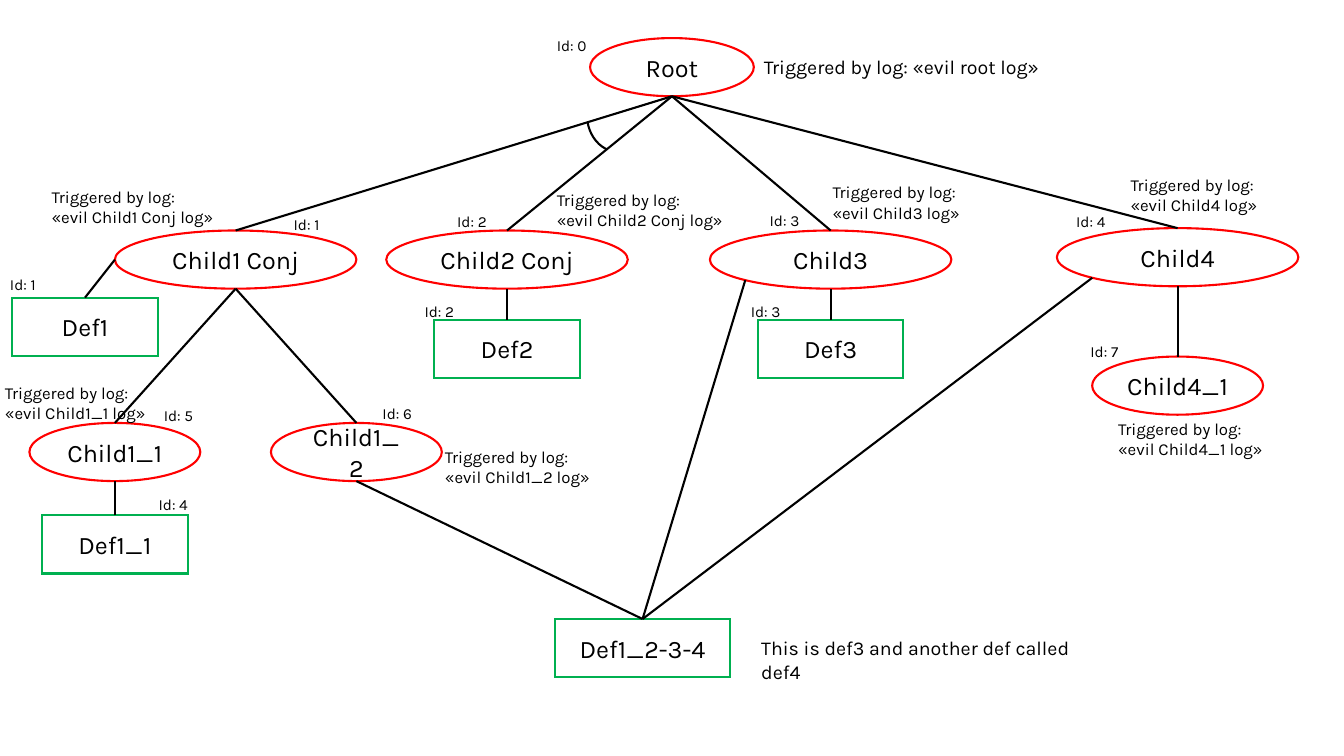
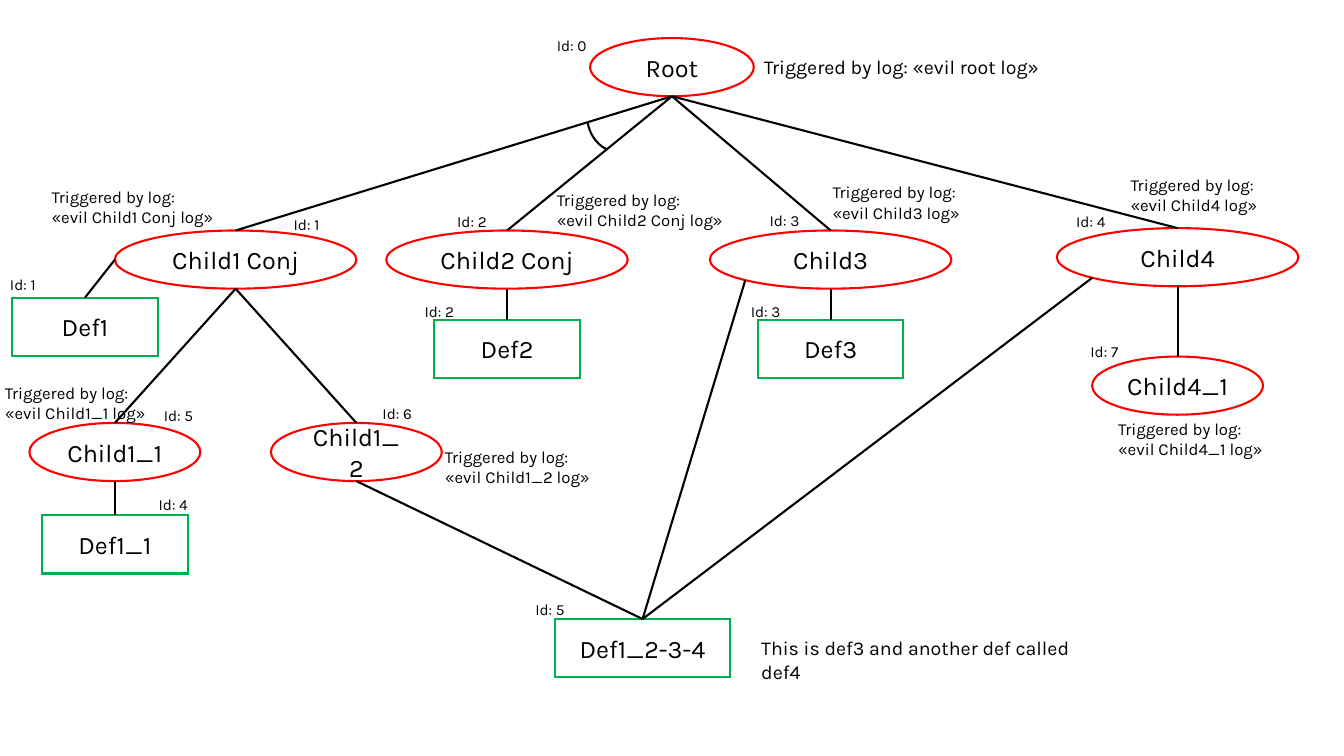
Before and after one commit to ZeroRickMore/TreeAlchemist, a slide deck: slide 1 of Wazuh-Attack-Defense-Tree-Converter/Code/Wazuh-ADT-Converter/Input-Files/test-tree/tree.pptx. Drawn at 1344x756 pixels with LibreOffice and Linux fonts; fonts in the diff are those of the drawing. Boxes give left, top, right and bottom in pixels: in the first picture for what was removed or moved away, otherwise in the second. Text is boxed around its words. In the diff, an @@ line names an element or a change of style, - is before the commit and + after.

```diff
--- a/Wazuh-Attack-Defense-Tree-Converter/Code/Wazuh-ADT-Converter/Input-Files/test-tree/tree.pptx
+++ b/Wazuh-Attack-Defense-Tree-Converter/Code/Wazuh-ADT-Converter/Input-Files/test-tree/tree.pptx
@@ text added at (535,604,565,620), 11 pt, text #000000 @@
+Id: 5
```
